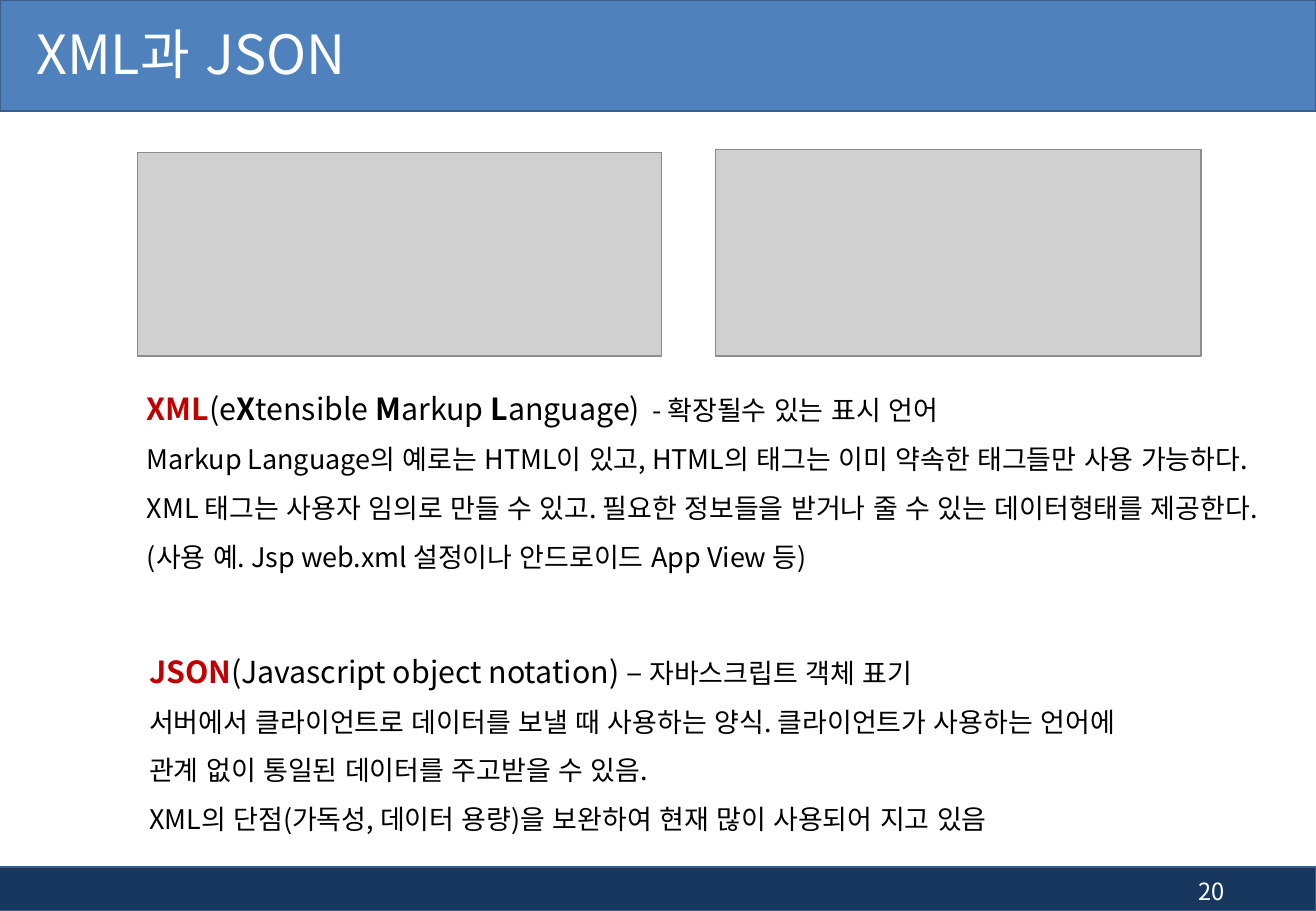
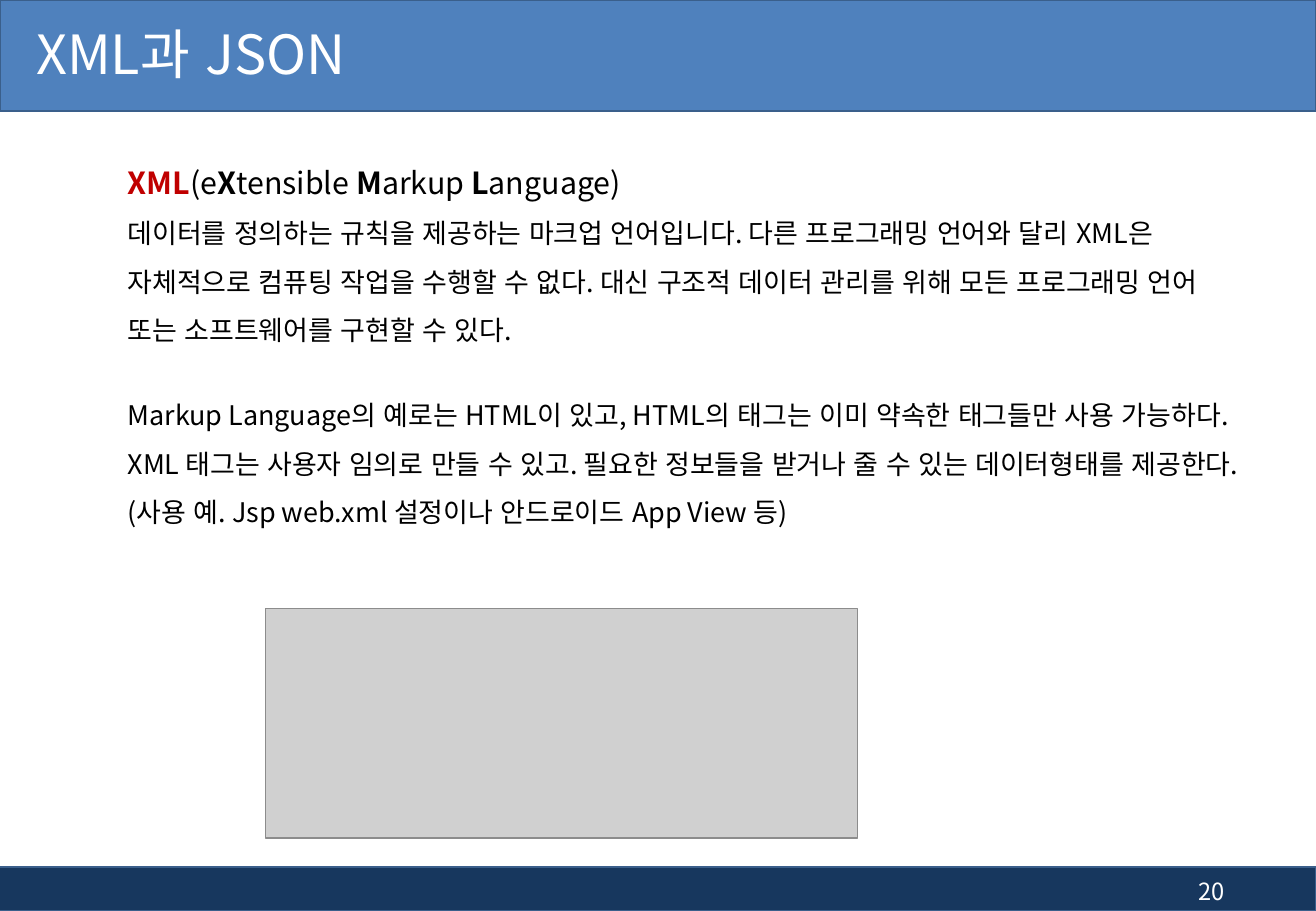
Before and after one commit to pshho/ngreen_project, a slide deck: slide 20 of jspWorks/자료/jsp_ppt/2장. Jsp 태그(스크립트, 디렉티브태그).pptx. Drawn at 1316x911 pixels with LibreOffice and Linux fonts; fonts in the diff are those of the drawing; grey boxes stand for pictures; background and template pictures are left out. Boxes give left, top, right and bottom in pixels: in the first picture for what was removed or moved away, otherwise in the second. Text is boxed around its words. In the diff, an @@ line names an element or a change of style, - is before the commit and + after.

```diff
--- a/jspWorks/자료/jsp_ppt/2장. Jsp 태그(스크립트, 디렉티브태그).pptx
+++ b/jspWorks/자료/jsp_ppt/2장. Jsp 태그(스크립트, 디렉티브태그).pptx
@@ text "XML(eXtensible Markup Language)": place and size @@
-text "XML(eXtensible Markup Language)" at box(147, 395, 1258, 574)
+text "XML(eXtensible Markup Language)" at box(128, 169, 1239, 529)
@@ picture removed at box(716, 149, 1202, 356) @@
@@ text at box(128, 169, 1198, 342): text changed; size 18 to 16 pt @@
-XML(eXtensible Markup Language) - 확장될수 있는 표시 언어
+XML(eXtensible Markup Language)
+데이터를 정의하는 규칙을 제공하는 마크업 언어입니다. 다른 프로그래밍 언어와 달리 XML은 자체적으로 컴퓨팅 작업을 수행할 수 없다. 대신 구조적 데이터 관리를 위해 모든 프로그래밍 언어 또는 소프트웨어를 구현할 수 있다.
@@ picture: place and size @@
-picture at box(137, 153, 662, 357)
+picture at box(266, 609, 858, 838)
@@ text removed at box(149, 658, 1114, 834) @@
-JSON(Javascript object notation) – 자바스크립트 객체 표기
-서버에서 클라이언트로 데이터를 보낼 때 사용하는 양식. 클라이언트가 사용하는 언어에 관계 없이 통일된 데이터를 주고받을 수 있음.
-XML의 단점(가독성, 데이터 용량)을 보완하여 현재 많이 사용되어 지고 있음
```
Also in this commit, not shown: 26 other slides changed, 2 slides added, 24 other files.
